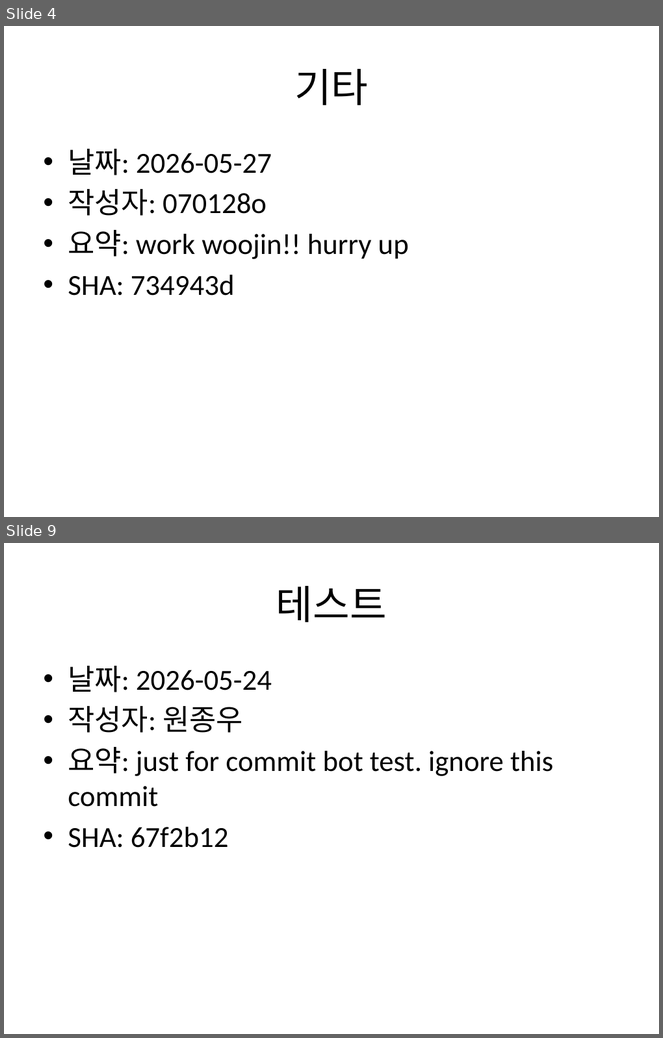
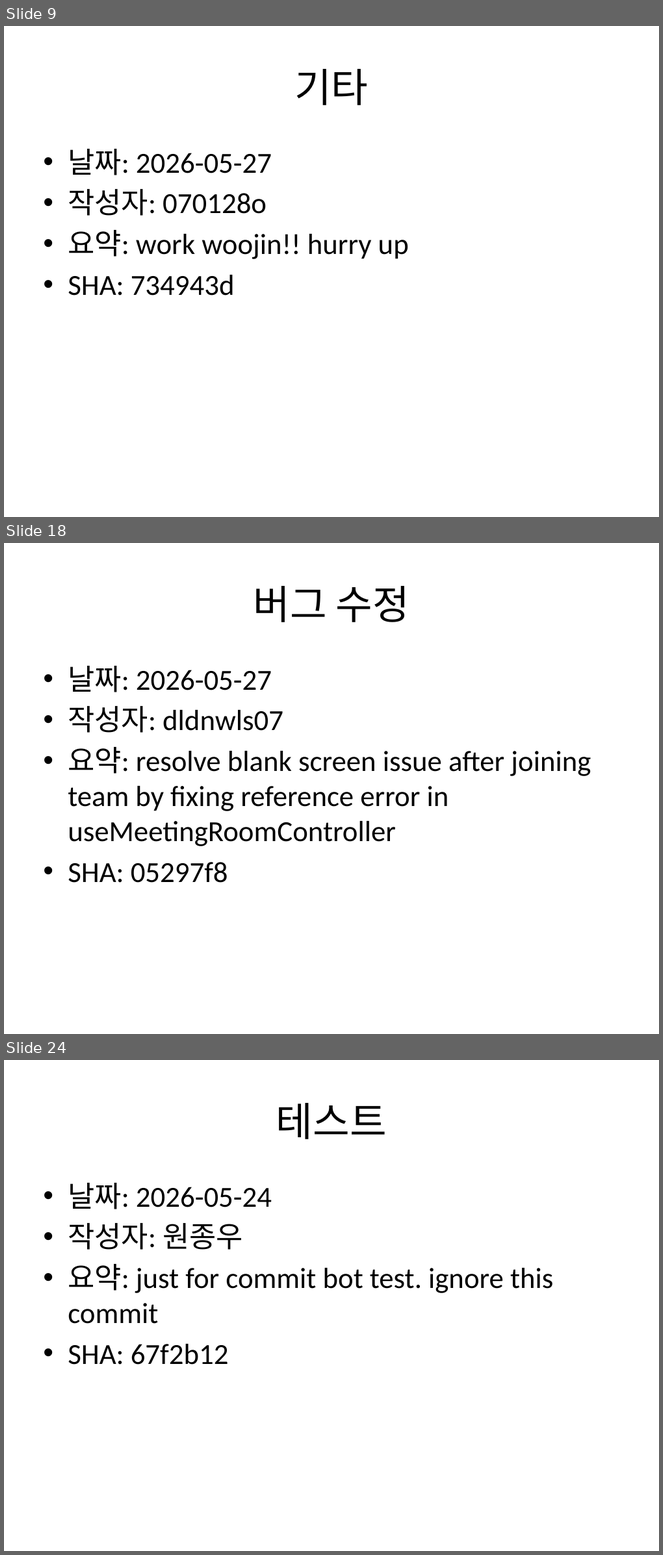
Before and after one commit to Jongwoo0101/worksight-commit-bot, a slide deck: data/commit_report.pptx. Shown one above the other, each under a label of ours: slides 4 and 9 before the commit, slides 9, 18 and 24 after it; the slides between them are not shown. The pictures are 663x1038 and 663x1555 pixels, drawn with LibreOffice and Linux fonts; fonts in the diff are those of the drawing. Boxes give left, top, right and bottom in pixels: in the first picture for what was removed or moved away, otherwise in the second. Text is boxed around its words. In the diff, an @@ line names an element or a change of style, - is before the commit and + after.

```diff
--- a/data/commit_report.pptx
+++ b/data/commit_report.pptx
@@ slide 18 added at (4,543,659,1034), background #FFFFFF @@
@@ title added at (254,586,410,622), 44 pt, text #000000 @@
+버그 수정
@@ text added at (68,666,591,883), 32 pt, text #000000 @@
+• 날짜: 2026-05-27
+• 작성자: dldnwls07
+• 요약: resolve blank screen issue after joining team by fixing reference error in useMeetingRoomController
+• SHA: 05297f8
@@ what was slide 4 is now slide 9 @@
@@ what was slide 9 is now slide 24 @@
```
Also in this commit, not shown: 2 slides changed, 16 other slides added, 2 other files.
